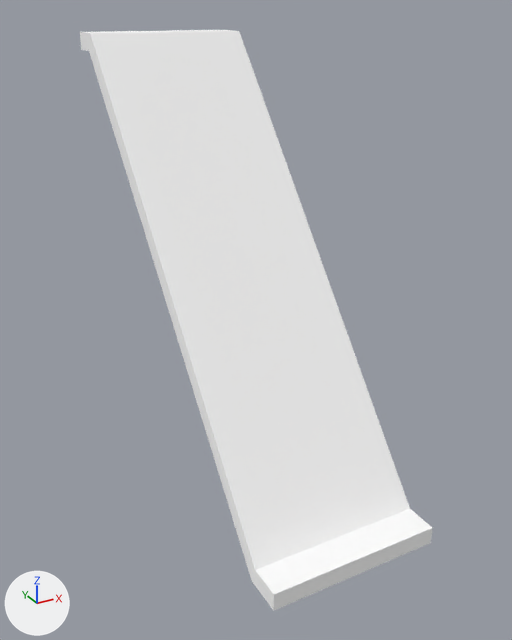
The glTF model assets/tiles/slopeUp.gltf, before and after one commit.
The view is the same before and after, from a 50 mm camera at (-5.5, -9.74, 7.93) aimed at (0.01, 0.29, 2.92). Arrows for +X, +Y and +Z are at lower left; the lights stay in place. The first picture is the older version. Vertices at exactly the same position are counted once.
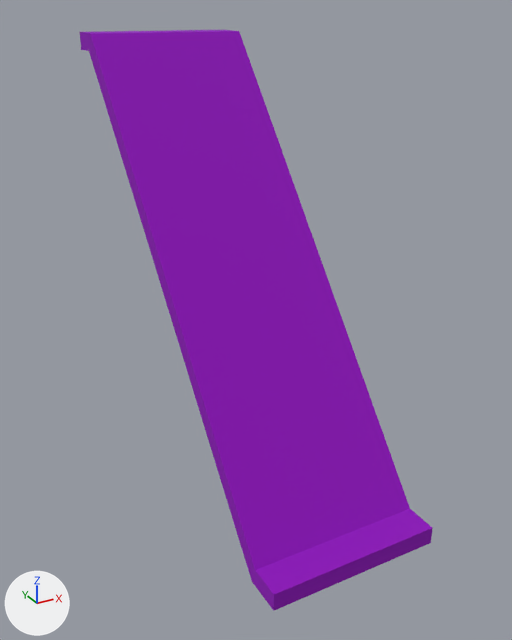
Location of each change, [x1, y1, x2, y2] in pixels of the pictures (512 x 640 px):
```json
{"object": "mesh", "change": "surface changed", "before": [80, 30, 433, 611], "after": [80, 30, 433, 611], "on screen": "white to purple"}
```

The change, as JSON lines over the scene's bpy script:
```json
{"op": "add", "block": "img_image_0", "code": ["img_image_0 = load_image('Image_0', '_unpacked/Image_0', 512, 512, 'sRGB')"]}
{"block": "mat_material_0", "change": "nodes: BsdfPrincipled, OutputMaterial"}
{"block": "mat_material_0", "change": "colours: white #ffffff"}
{"block": "mat_material_0", "change": "nodes: BsdfPrincipled, Math x2, OutputMaterial, TexImage"}
{"block": "mat_material_0", "change": "uses the picture img_image_0"}
{"block": "me_mesh_0", "where": "me_mesh_0.from_pydata(...)  # 16 vertices, 28 faces; spans x -1.5..1.5, y -3.0..4.35, z -0.16..7.53"}
{"block": "me_mesh_0", "where": "# used by ob_mesh; location = (0.0, 0.0, 0.0)"}
{"block": "me_mesh_0", "change": "me_mesh_0 part 1: texture (UV) coordinates of 28 of 28 faces, centred in x -1.5..1.5, y -3.0..4.35, z -0.16..7.53, changed; they spanned u -0.02..1.02, v 0.0..1.1 and now span u 0.0..0.35, v 0.46..1.0"}
```
